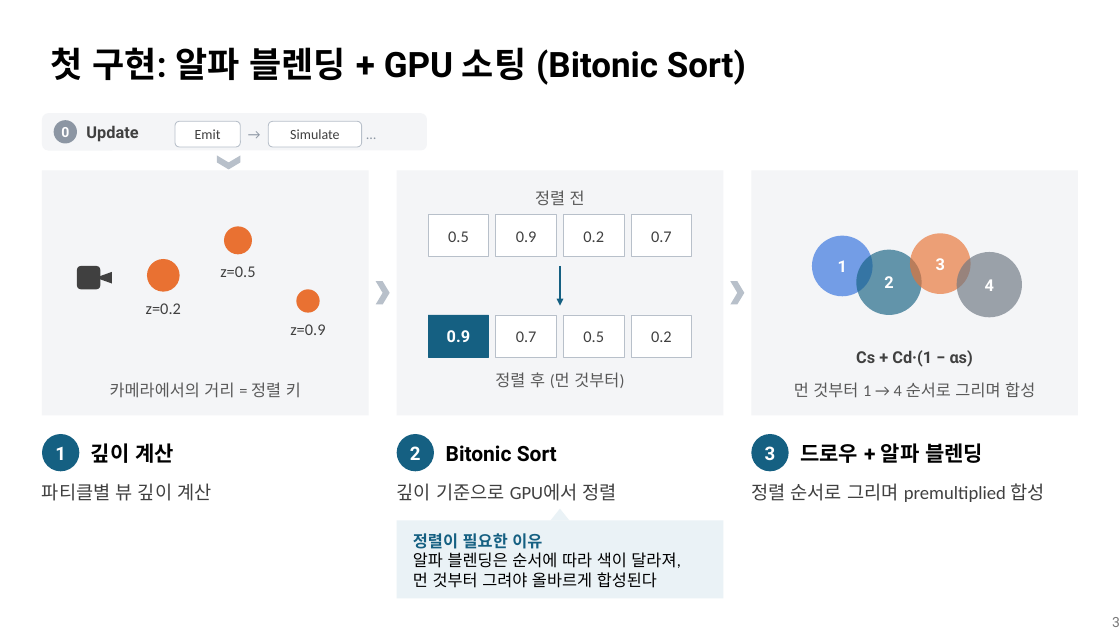
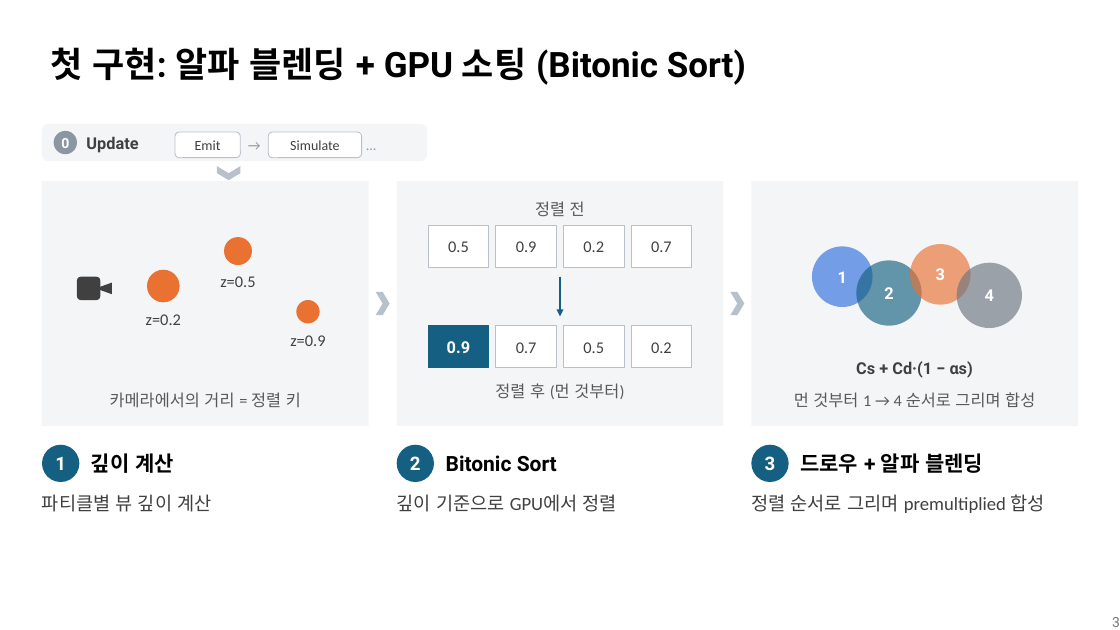
Before and after one commit to nyongnyon/Presentation-contents, a slide deck: slide 3 of 3주차 발표.pptx. Drawn at 1120x630 pixels with LibreOffice and Linux fonts; fonts in the diff are those of the drawing. Boxes give left, top, right and bottom in pixels: in the first picture for what was removed or moved away, otherwise in the second. Text is boxed around its words. In the diff, an @@ line names an element or a change of style, - is before the commit and + after.

```diff
--- a/3주차 발표.pptx
+++ b/3주차 발표.pptx
@@ 17 texts, 11 ellipses, 11 rectangles, 4 rounded rectangles, 3 chevrons, 1 triangle, 1 arrow: place and size @@
-17 texts, 11 ellipses, 11 rectangles, 4 rounded rectangles, 3 chevrons, 1 triangle, 1 arrow at box(42, 113, 1078, 502)
+17 texts, 11 ellipses, 11 rectangles, 4 rounded rectangles, 3 chevrons, 1 triangle, 1 arrow at box(42, 124, 1078, 513)
@@ triangle removed at box(551, 509, 570, 521) @@
@@ rectangle removed at box(397, 520, 723, 598) @@
-정렬이 필요한 이유
-알파 블렌딩은 순서에 따라 색이 달라져,
-먼 것부터 그려야 올바르게 합성된다
```
Also in this commit, not shown: 3 other slides changed, 9 slides added, 4 slides removed.
